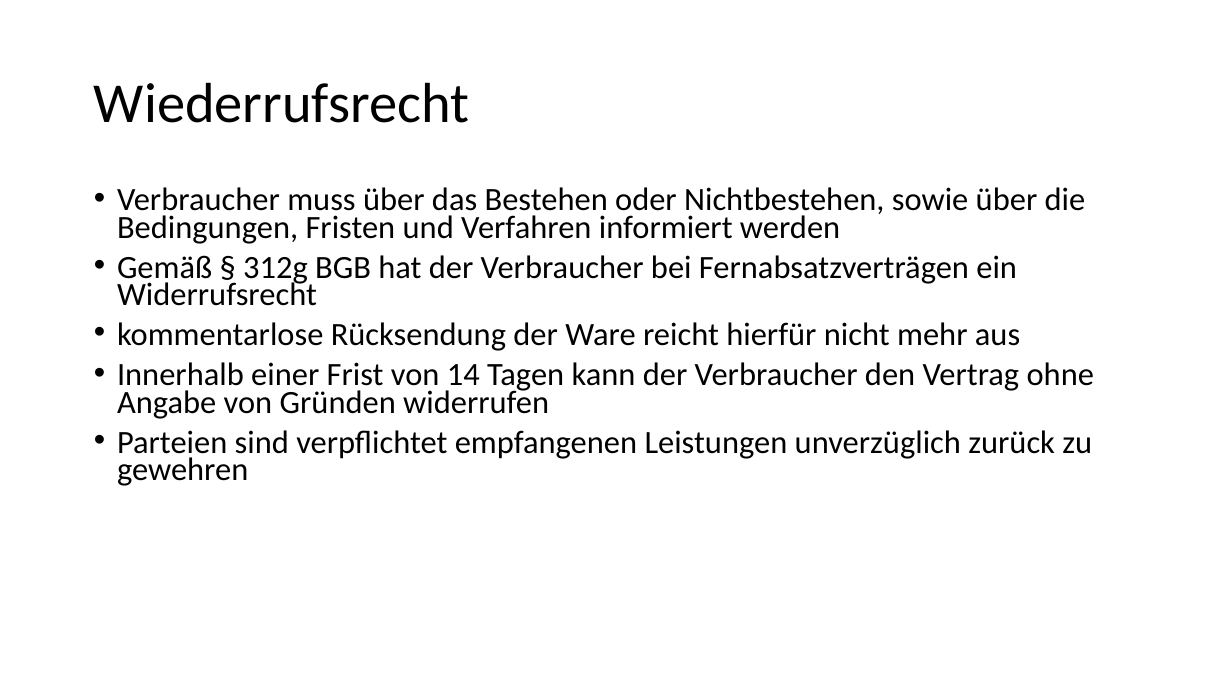
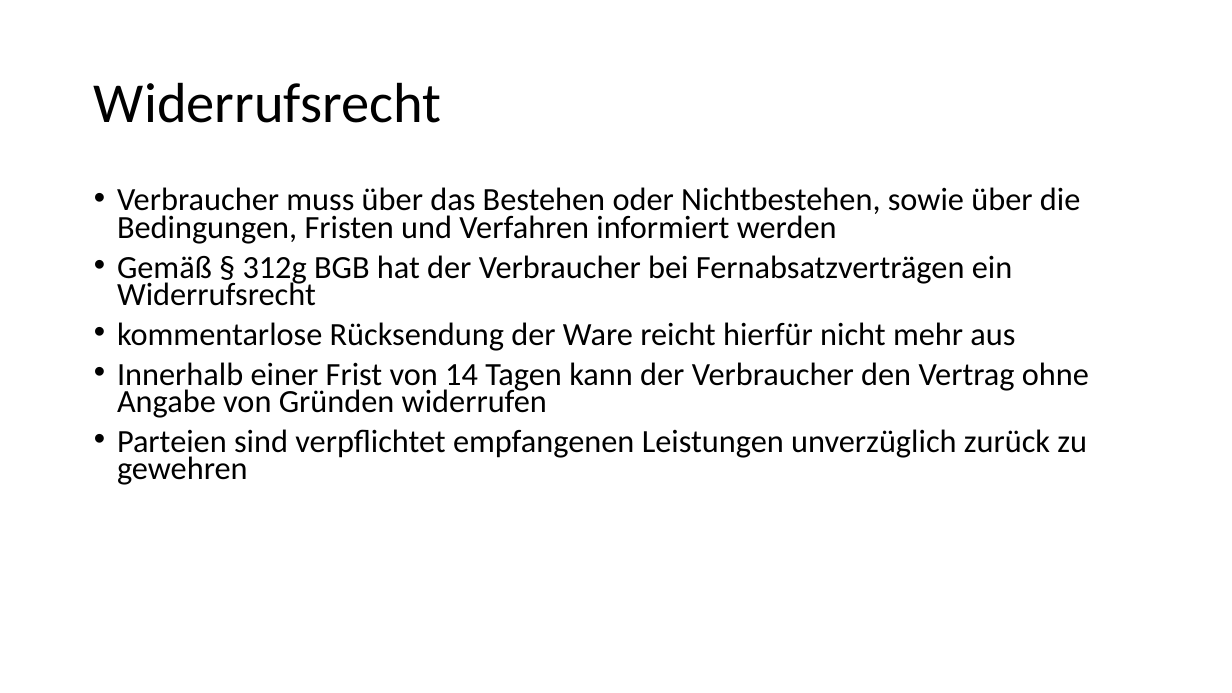
Before and after one commit to BenniGER/homework, a slide deck: slide 10 of e-commerce1.pptx. Drawn at 1232x693 pixels with LibreOffice and Linux fonts; fonts in the diff are those of the drawing. Boxes give left, top, right and bottom in pixels: in the first picture for what was removed or moved away, otherwise in the second. Text is boxed around its words. In the diff, an @@ line names an element or a change of style, - is before the commit and + after.

```diff
--- a/e-commerce1.pptx
+++ b/e-commerce1.pptx
@@ title at (x1=94, y1=82, x2=441, y2=123): text changed @@
-Wiederrufsrecht
+Widerrufsrecht
@@ text "Verbraucher muss über das Bestehen ..." at (x1=117, y1=187, x2=1089, y2=485): size 25.3 to 25.2 pt @@
```
Also in this commit, not shown: 7 other slides changed.
